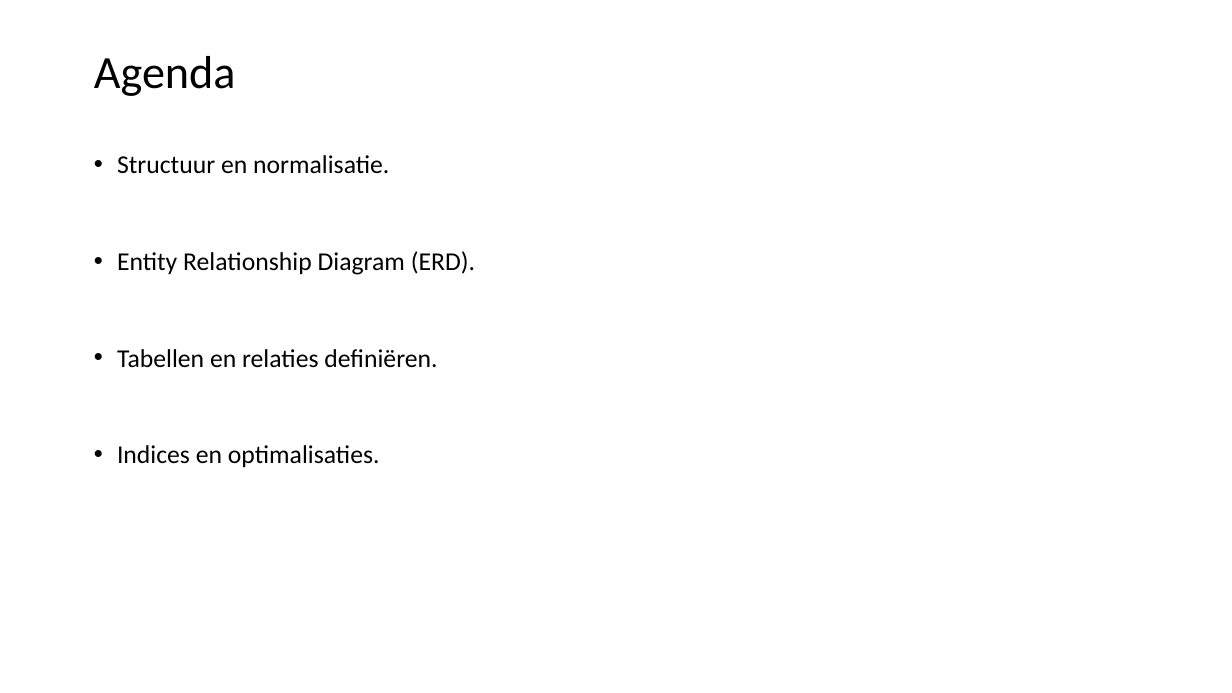
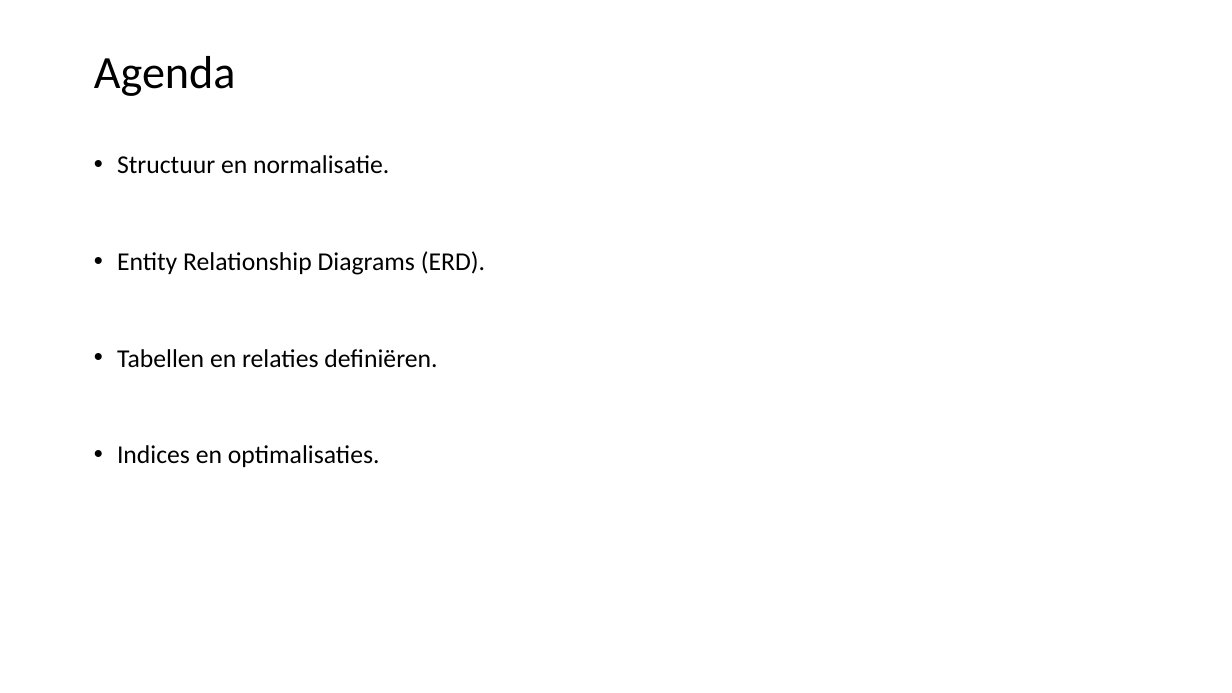
Before and after one commit to LFKoning/knowledge-sharing, a slide deck: slide 2 of sql_course/2_database_design/2_database_design.pptx. Drawn at 1232x693 pixels with LibreOffice and Linux fonts; fonts in the diff are those of the drawing. Boxes give left, top, right and bottom in pixels: in the first picture for what was removed or moved away, otherwise in the second. Text is boxed around its words. In the diff, an @@ line names an element or a change of style, - is before the commit and + after.

```diff
--- a/sql_course/2_database_design/2_database_design.pptx
+++ b/sql_course/2_database_design/2_database_design.pptx
@@ text at bbox=[117, 251, 485, 275]: text changed @@
-• Entity Relationship Diagram (ERD).
+• Entity Relationship Diagrams (ERD).
```
Also in this commit, not shown: 6 other slides changed, 1 slide added, 3 other files.
